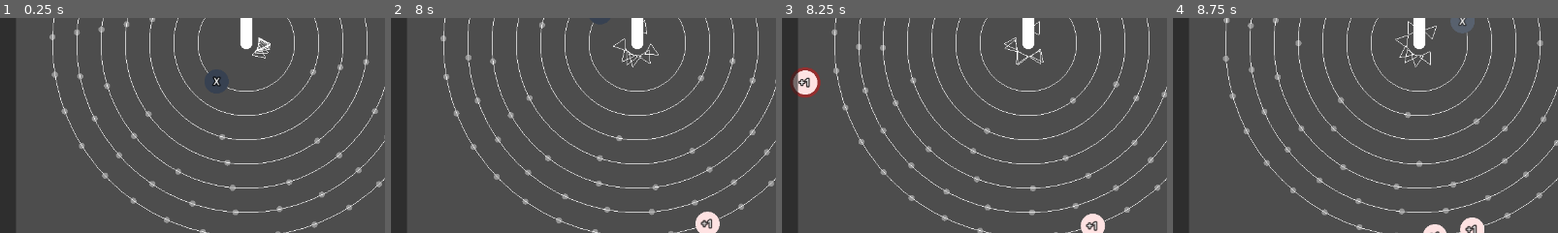
Above: before the commit, frames 1-4 (left to right).
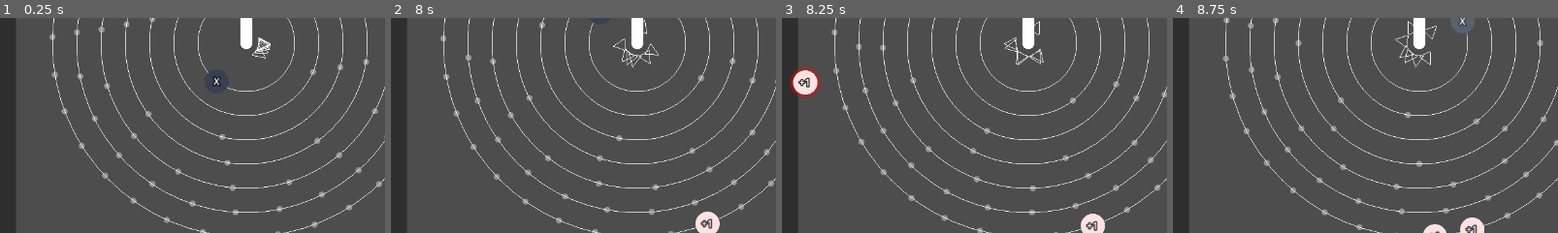
Above: after the commit, the same moments.

Repository: kamikoloss/syzygy
Game: Godot game, scene res://scenes/main.tscn
Same seed, same stepped clock (60 frames per second), same inputs: the game is played once before the commit and once after it.
Inputs (mouse positions are % of the whole screen's width and height, from its top left):
- Up to frame 1 (0.25 s): no input
- Up to frame 2 (8 s): click "PLAY" at 0.5 s; click "PLAY" at 1.25 s; click "STOP" at 2 s; click "STOP" at 2.75 s; click "PLAY" at 3.5 s; click "STOP" at 4.25 s; drag from (46, 60) to (67, 84) at 5.02 s; drag from (4, 42) to (65, 86) at 5.77 s; move the mouse to (63, 89) at 6.52 s; click (63, 89) at 6.67 s; drag from (4, 42) to (61, 91) at 7.27 s
- Up to frame 3 (8.25 s): drag from (4, 42) to (54, 95) at 8.02 s
- Up to frame 4 (8.75 s): no input
The pictures show only the part of the screen within x 18-68%, y 45-95%; the shares and areas given below are measured in that part.

Frames 1-2 are identical in both runs. In frame 3, 0.2% of the frame differs, in the area x 2-5%, y 23-37%; in frame 4, nothing differs.

Commit message:
fix z index (Main/UI: 2)

Diff:
--- a/scenes/main.tscn
+++ b/scenes/main.tscn
@@ -111,7 +111,7 @@
 rotation = 3.14159
 
 [node name="UI" type="Control" parent="."]
-z_index = 10
+z_index = 2
 anchors_preset = 0
 
 [node name="MarginContainerLeft" type="MarginContainer" parent="UI"]
